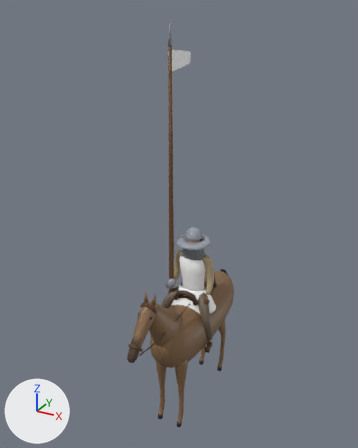
The glTF model game/assets/models/battle/cavalry_1.glb: old version first, new version second.
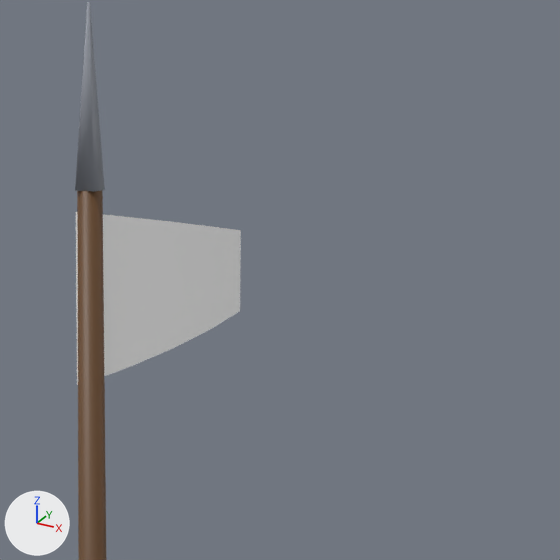
The first picture shows the older version from a 50 mm camera at (2.52, -4.9, 5.07) aimed at (-0.13, -0.09, 2.66). The close-ups show the older and then the newer version on the part from 44% to 65% of the width and 4% to 21% of the height of that picture. Only the edits that show in the close-ups are written down. Lighting does not change. The marker at lower left points along +X, +Y and +Z. Vertices at exactly the same position are counted once.

Names of what the first close-up shows: 'cavalry_1'.
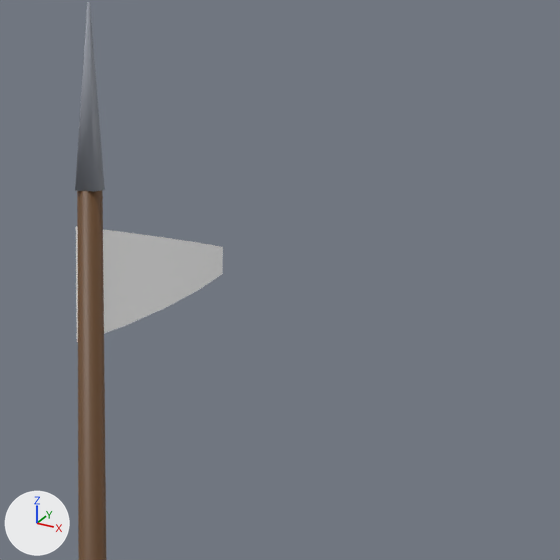
Location of each change, [x1, y1, x2, y2] in pixels of the close-ups (560 x 560 px; the box of a moved part takes in the faces that stretch with it):
'cavalry_1', reshaped: before [75, 2, 241, 560]; after [75, 2, 223, 560]
part 1 of me_cavalry_1_piece_001, moved or reshaped: before [76, 212, 241, 385]; after [76, 226, 223, 342]

The change, as a diff of the scene's bpy script:
```diff
--- a/game/assets/models/battle/cavalry_1.glb.py
+++ b/game/assets/models/battle/cavalry_1.glb.py
@@ me_cavalry_1_piece_001 @@
 me_cavalry_1_piece_001.from_pydata(...)  # 3955 vertices, 7694 faces; spans x -0.37..0.37, y -1.43..1.19, z 0.0..4.93
 # used by ob_cavalry_1; location = (0.0, 0.0, 0.0)
+# me_cavalry_1_piece_001 part 1: 30 of 3955 vertices moved; they spanned x -0.27..-0.25, y -0.07..0.43, z 4.41..4.65 and now span x -0.27..-0.25, y -0.07..0.37, z 4.47..4.63; mean shift (0.0, -0.03, 0.02); largest move (-0.27, 0.43, 4.47) -> (-0.27, 0.37, 4.53)
 me_cavalry_1_piece_001.materials.append(mat_defaultmaterial)
```
